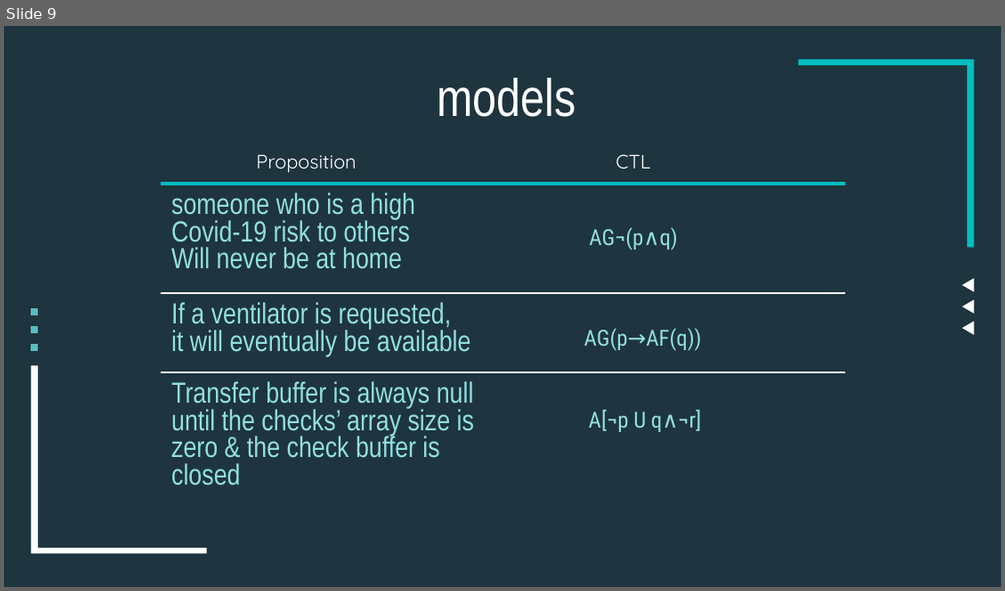
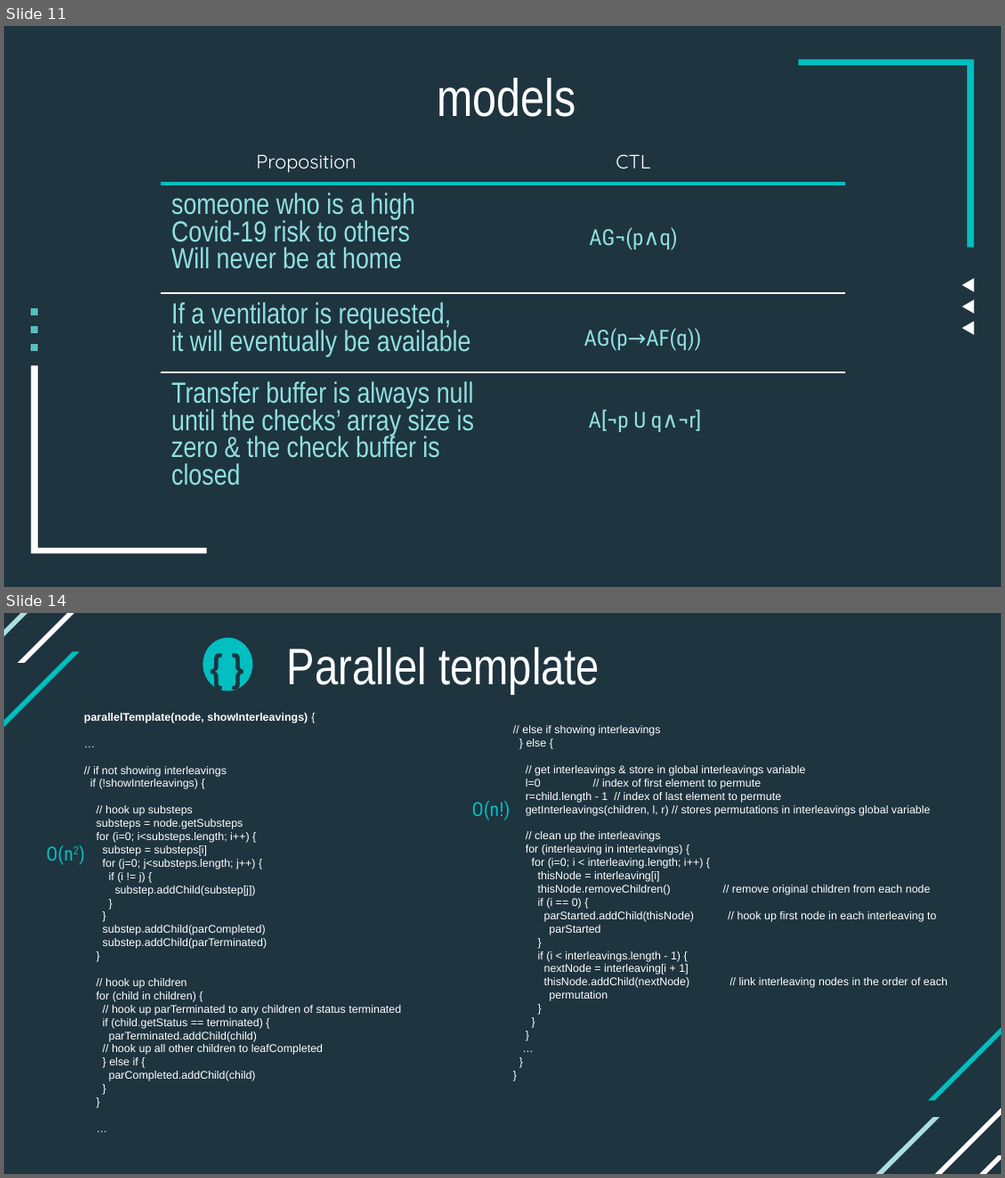
Before and after one commit to mark-mcdermott/mcdmodelcheckermvc, a slide deck: src/main/resources/misc/ppt/thesis-defense.pptx. Shown one above the other, each under a label of ours: slide 9 before the commit, slides 11 and 14 after it; the slides between them are not shown. The pictures are 1005x591 and 1005x1178 pixels, drawn with LibreOffice and Linux fonts; fonts in the diff are those of the drawing. Boxes give left, top, right and bottom in pixels: in the first picture for what was removed or moved away, otherwise in the second. Text is boxed around its words. In the diff, an @@ line names an element or a change of style, - is before the commit and + after.

```diff
--- a/src/main/resources/misc/ppt/thesis-defense.pptx
+++ b/src/main/resources/misc/ppt/thesis-defense.pptx
@@ slide 14 added at (4,613,1001,1174), background #1E343F @@
@@ freeform shape added at (4,613,62,670), fill #ABDFDF @@
@@ freeform shape added at (18,613,132,663), fill #FFFFFF @@
@@ text added at (155,633,298,691), 28 pt, text #1E343F, bold @@
+{ }
@@ freeform shape added at (202,638,255,691), fill #01BEC0 @@
@@ freeform shape added at (4,652,80,760), fill #01BEC0 @@
@@ text added at (287,647,599,694), 37 pt, text #FFFFFF @@
+Parallel template
@@ text added at (84,713,401,1081), 8 pt, text #FFFFFF @@
+parallelTemplate(node, showInterleavings) {
+…
+// if not showing interleavings
+if (!showInterleavings) {
+// hook up substeps
+substeps = node.getSubsteps
+for (i=0; i<substeps.length; i++) {
+substep = substeps[i]
+for (j=0; j<substeps.length; j++) {
+if (i != j) {
+substep.addChild(substep[j])
+}
+}
+substep.addChild(parCompleted)
+substep.addChild(parTerminated)
+}
+// hook up children
+for (child in children) {
+// hook up parTerminated to any children of status terminated
+if (child.getStatus == terminated) {
+parTerminated.addChild(child)
+// hook up all other children to leafCompleted
+} else if {
+parCompleted.addChild(child)
+}
+}
+…
@@ subtitle added at (522,725,947,988), 8 pt, text #FFFFFF @@
+// else if showing interleavings
+} else {
+// get interleavings & store in global interleavings variable
+l=0 // index of first element to permute
+r=child.length - 1 // index of last element to permute
+getInterleavings(children, l, r) // stores permutations in interleavings global variable
+// clean up the interleavings
+for (interleaving in interleavings) {
+for (i=0; i < interleaving.length; i++) {
+thisNode = interleaving[i]
+thisNode.removeChildren() // remove original children from each node
+if (i == 0) {
+parStarted.addChild(thisNode) // hook up first node in each interleaving to parStarted
+}
+if (i < interleavings.length - 1) {
+nextNode = interleaving[i + 1]
+thisNode.addChild(nextNode) // link interleaving nodes in the order of each permutation
+}
+}
+}
+…
+}
+}
@@ text added at (472,801,510,820), 14 pt, text #01BEC0 @@
+O(n!)
@@ text added at (46,845,73,865), 14 pt, text #01BEC0 @@
+O(n2)
@@ freeform shape added at (928,993,1001,1101), fill #01BEC0 @@
@@ freeform shape added at (914,1086,1001,1174), fill #FFFFFF @@
@@ freeform shape added at (842,1117,939,1174), fill #ABDFDF @@
@@ freeform shape added at (938,1155,1001,1174), fill #FFFFFF @@
@@ what was slide 9 is now slide 11 @@
```
Also in this commit, not shown: 4 slides changed, 12 other slides added, 6 slides removed, 26 other files.
